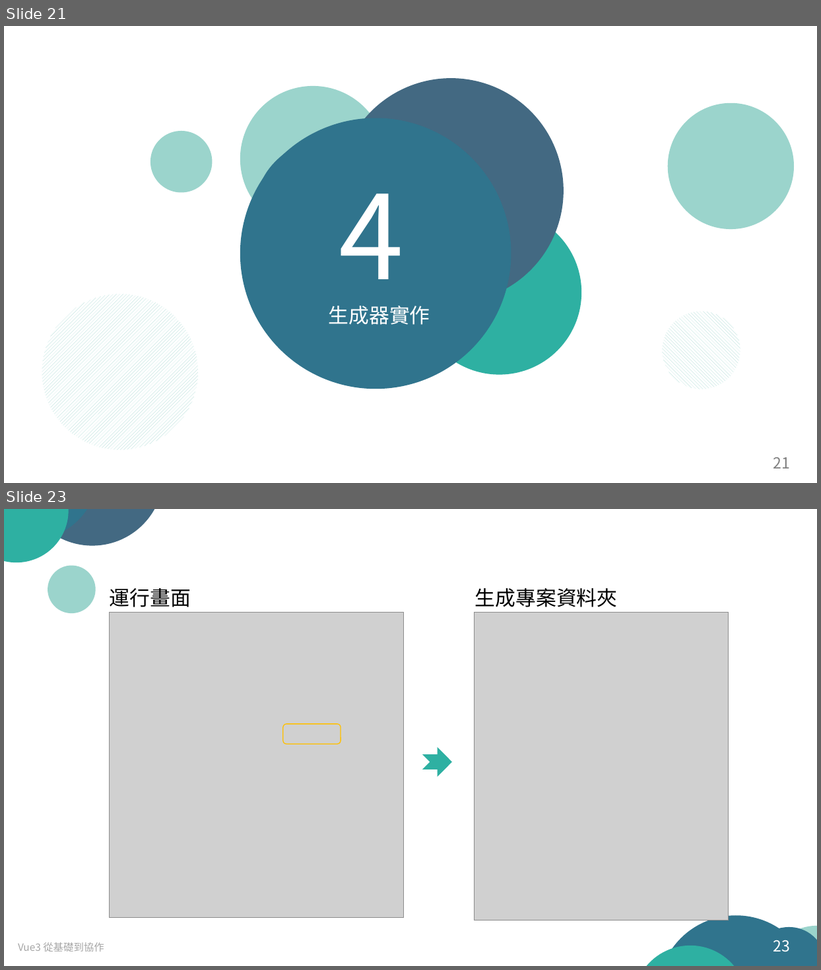
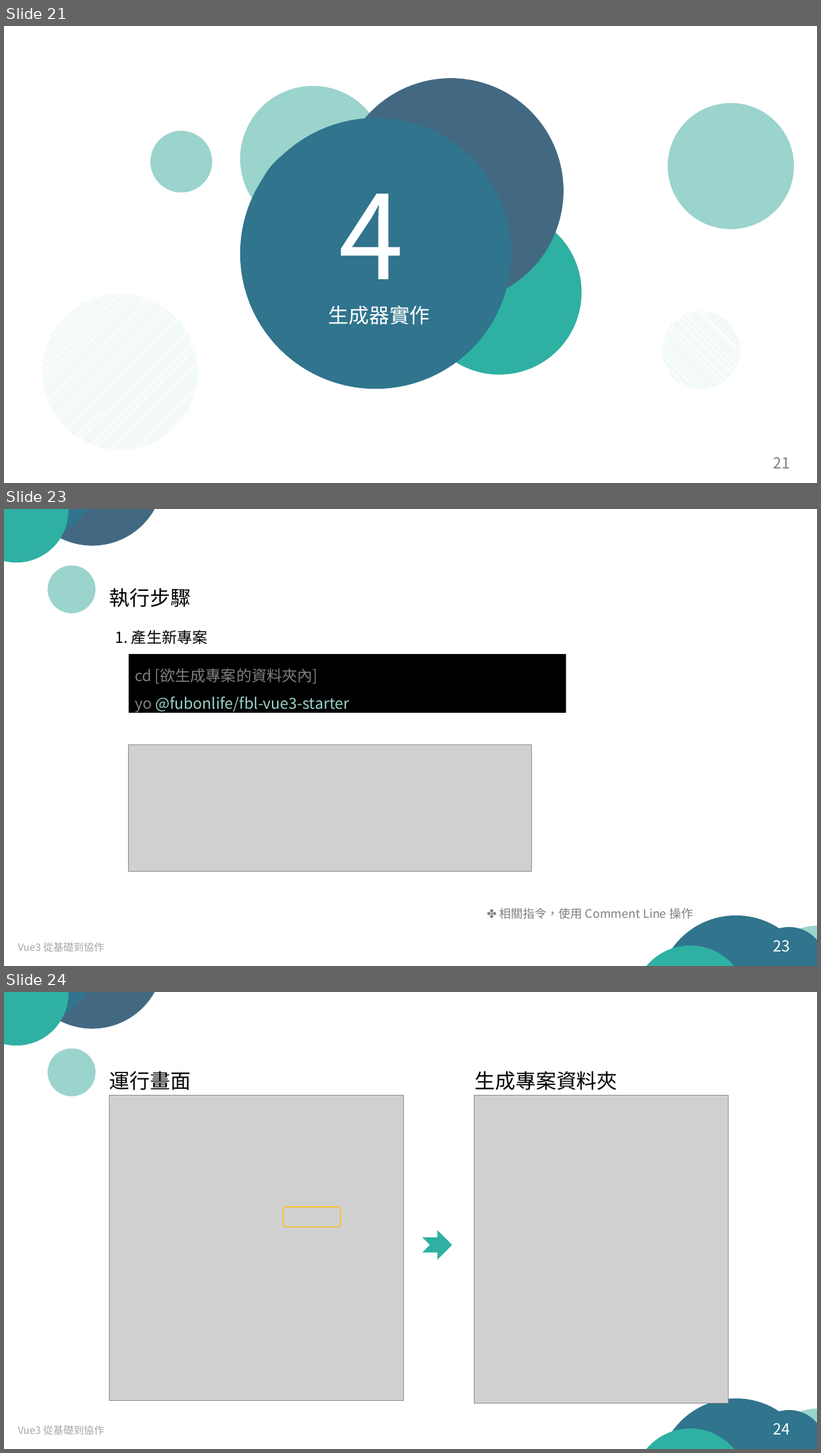
Before and after one commit to arx827/myDrive, a slide deck: Vue.js 從基礎到協作.pptx. Shown one above the other, each under a label of ours: slides 21 and 23 before the commit, slides 21, 23 and 24 after it; the slides between them are not shown. The pictures are 821x970 and 821x1453 pixels, drawn with LibreOffice and Linux fonts; fonts in the diff are those of the drawing; grey boxes stand for pictures. Boxes give left, top, right and bottom in pixels: in the first picture for what was removed or moved away, otherwise in the second. Text is boxed around its words. In the diff, an @@ line names an element or a change of style, - is before the commit and + after.

Commit message:
[feature] 『Vue 從基礎到協作』

```diff
--- a/Vue.js 從基礎到協作.pptx
+++ b/Vue.js 從基礎到協作.pptx
@@ slide 23 added at [4,509,817,966], background #FFFFFF @@
@@ group added at [4,509,193,624]: 5 ellipses @@
@@ text added at [110,588,191,607], 24 pt, text #000000 @@
+執行步驟
@@ text added at [116,630,207,644], 18 pt, text #000000 @@
+1. 產生新專案
@@ rectangle added at [129,654,566,713], fill #000000, 18 pt, text #9BD4CC @@
+cd [欲生成專案的資料夾內]
+yo @fubonlife/fbl-vue3-starter
@@ picture added at [129,745,532,872] @@
@@ text added at [500,908,693,920], 14 pt, text #808080 @@
+✤ 相關指令，使用 Comment Line 操作
@@ text added at [18,943,104,952], 12 pt, text #A6A6A6 @@
+Vue3 從基礎到協作
@@ group added at [617,894,817,966]: 5 ellipses @@
@@ page number added at [774,941,791,953], 18 pt, text #FFFFFF @@
+23
@@ what was slide 23 is now slide 24 @@
@@ page number at [774,1424,791,1435]: text changed @@
-23
+24
```
Also in this commit, not shown: 10 slides changed, 1 other slide added.
